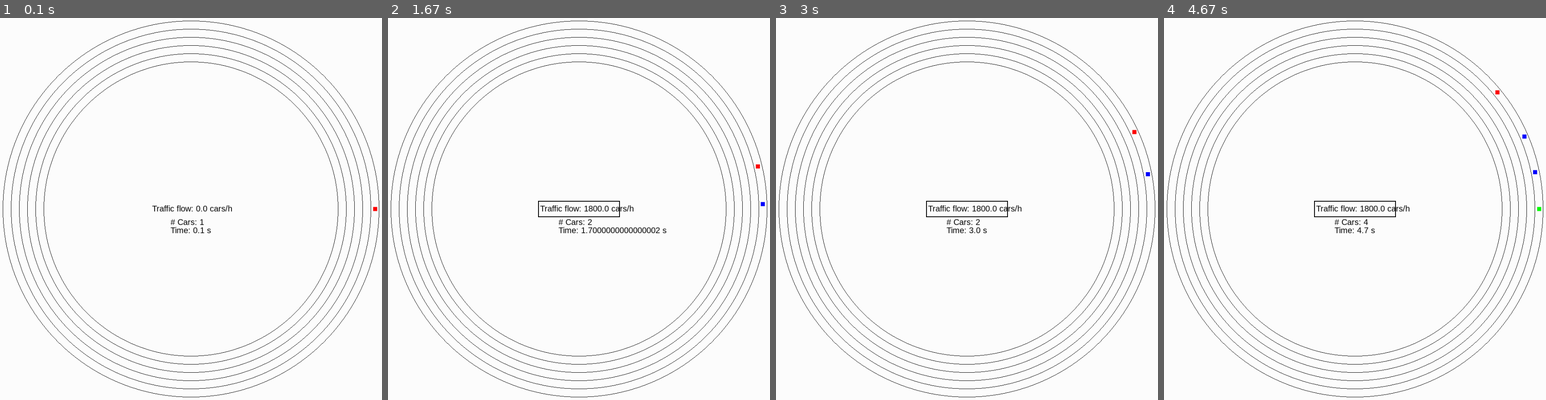
Above: before the commit, frames 1-4 (left to right).
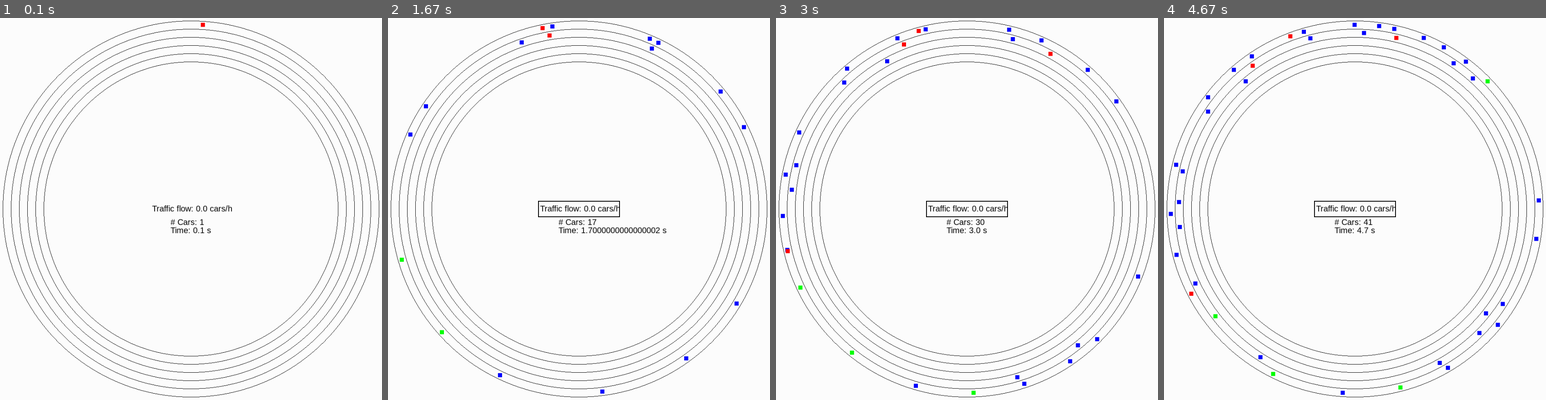
Above: after the commit, the same moments.

Repository: atonderski/TrafficMadness
Game: pygame game, started from traffic_madness/main.py
The game is run twice, just before and just after one commit, with the same random seed, the same clock (stepped at 60 frames per second) and the same inputs.
Inputs:
- Up to frame 1 (0.1 s): no input
- Up to frame 2 (1.67 s): no input
- Up to frame 3 (3 s): no input
- Up to frame 4 (4.67 s): no input

The runs differ from the first frame. In frame 1, less than 0.1% of the frame differs, in the area x 52-99%, y 1-51%; in frame 2, 0.4%; in frame 3, 0.6%; in frame 4, 0.8%, in the area x 1-99%, y 1-99%.

Commit message:
Changed spawning position to random position on track
Spawning at 0 just commented out, still available without effort.

Diff:
--- a/traffic_madness/main.py
+++ b/traffic_madness/main.py
@@ -18,7 +18,7 @@
     # number of rects and use selective blit instead of the whole screen.
     drawer = PyGameDrawer((1000, 1000), "Traffic Madness Simulation", track)
 
-    # Define an array for averaging the traffic flow
+    # Define an array for averaging the traffic flow (now 20 timesteps average)
     flow_array = np.zeros(20)
     while True:
         track.update()
--- a/traffic_madness/track/multi_lane_track.py
+++ b/traffic_madness/track/multi_lane_track.py
@@ -59,16 +59,31 @@
             return
 
         random_nbr = np.random.random()
+        # if random_nbr < config.aggressives:
+        #     new_car = AggressiveCar(position=0,
+        #                            velocity=self.speed_limit,
+        #                            lane=lane)
+        # elif random_nbr < config.aggressives + config.passives:
+        #     new_car = PassiveCar(position=0,
+        #                            velocity=self.speed_limit,
+        #                            lane=lane)
+        # else:
+        #     new_car = LaneSwitchingCar(position=0,
+        #                                velocity=self.speed_limit,
+        #                                lane=lane)
+
+        # Spawn cars at random position, fills track faster and does not produce a biased
+        # congestion.
         if random_nbr < config.aggressives:
-            new_car = AggressiveCar(position=0,
+            new_car = AggressiveCar(position=np.random.uniform(0.0, config.track_length),
                                    velocity=self.speed_limit,
                                    lane=lane)
         elif random_nbr < config.aggressives + config.passives:
-            new_car = PassiveCar(position=0,
+            new_car = PassiveCar(position=np.random.uniform(0.0, config.track_length),
                                    velocity=self.speed_limit,
                                    lane=lane)
         else:
-            new_car = LaneSwitchingCar(position=0,
+            new_car = LaneSwitchingCar(position=np.random.uniform(0.0, config.track_length),
                                        velocity=self.speed_limit,
                                        lane=lane)
         self.cars.add_car(new_car)
